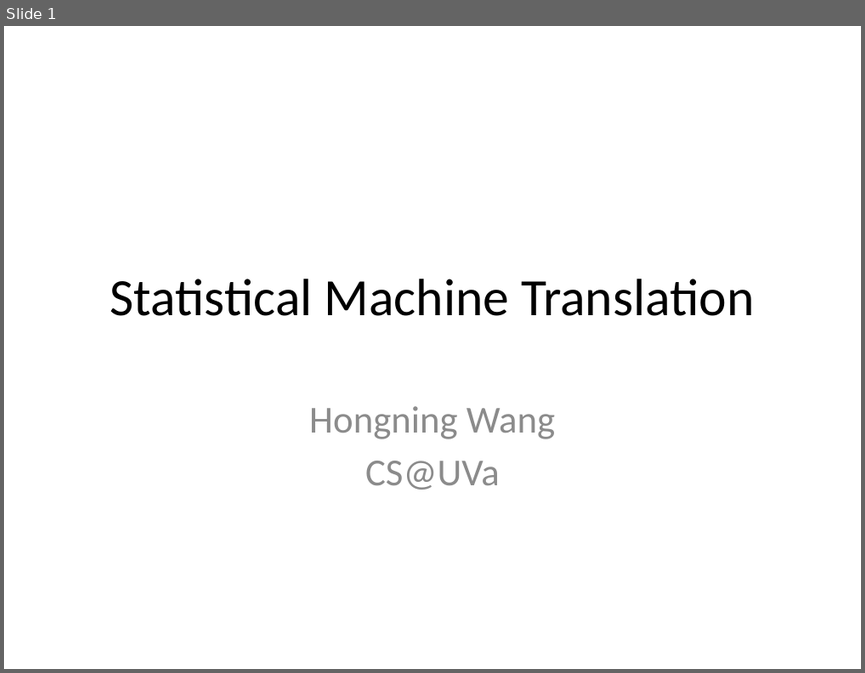
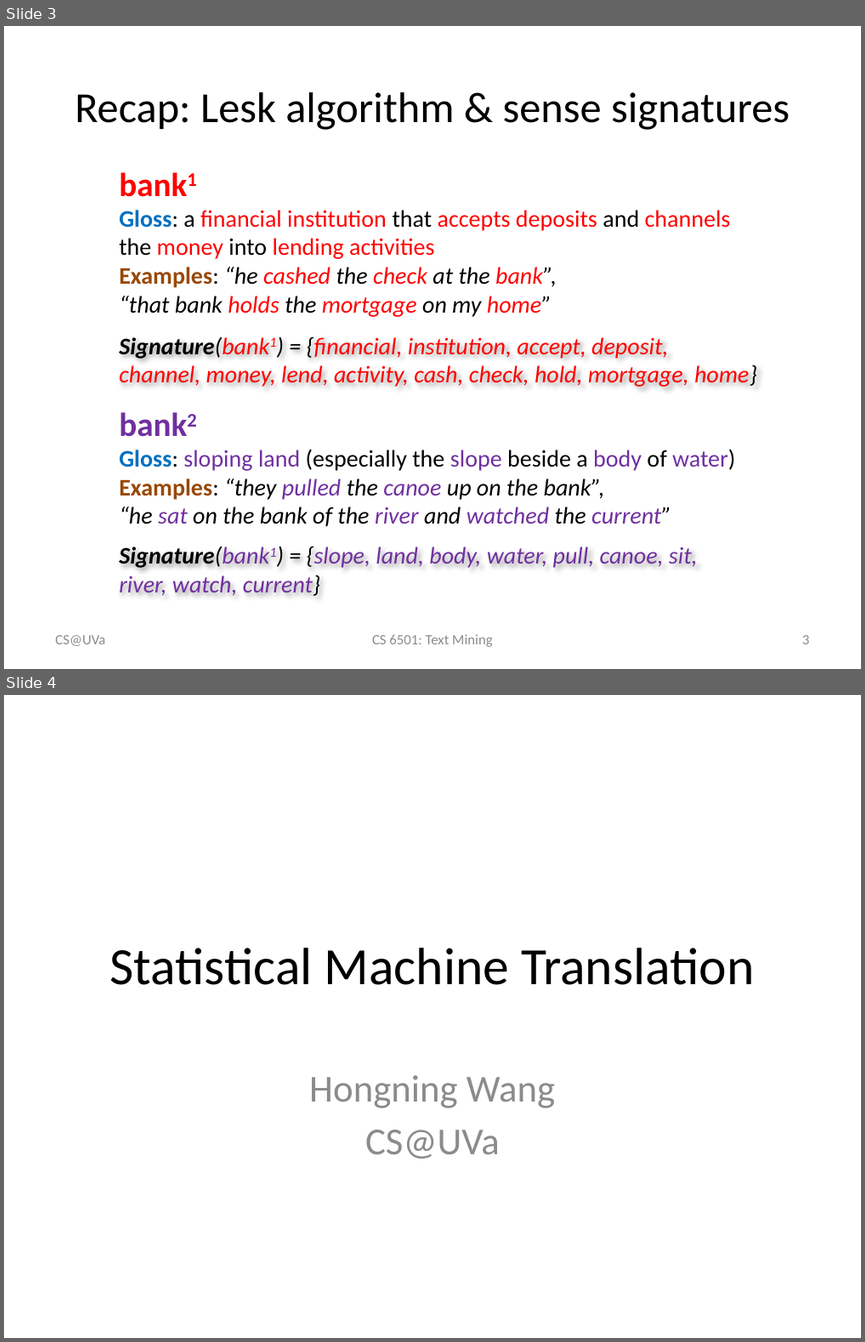
Before and after one commit to wang296/CS6501-Text-Mining, a slide deck: docs/StatisticalMachineTranslation.pptx. Shown one above the other, each under a label of ours: slide 1 before the commit, slides 3 and 4 after it. The pictures are 865x673 and 865x1342 pixels, drawn with LibreOffice and Linux fonts; fonts in the diff are those of the drawing. Boxes give left, top, right and bottom in pixels: in the first picture for what was removed or moved away, otherwise in the second. Text is boxed around its words. In the diff, an @@ line names an element or a change of style, - is before the commit and + after.

Commit message:
text categorization

```diff
--- a/docs/StatisticalMachineTranslation.pptx
+++ b/docs/StatisticalMachineTranslation.pptx
@@ slide 3 added at [4, 26, 861, 669], background #FFFFFF @@
@@ title added at [75, 92, 789, 130], 36 pt, text #000000 @@
+Recap: Lesk algorithm & sense signatures
@@ text added at [119, 210, 735, 527], 20 pt, text #000000 @@
+bank1
+Gloss: a financial institution that accepts deposits and channels
+the money into lending activities
+Examples: “he cashed the check at the bank”,
+“that bank holds the mortgage on my home”
+bank2
+Gloss: sloping land (especially the slope beside a body of water)
+Examples: “they pulled the canoe up on the bank”,
+“he sat on the bank of the river and watched the current”
@@ text added at [119, 336, 757, 386], 20 pt, text #FF0000, italic @@
+Signature(bank1) = {financial, institution, accept, deposit,
+channel, money, lend, activity, cash, check, hold, mortgage, home}
@@ text added at [119, 546, 698, 596], 20 pt, text #7030A0, italic @@
+Signature(bank1) = {slope, land, body, water, pull, canoe, sit,
+river, watch, current}
@@ text added at [55, 635, 105, 646], 12 pt, text #8C8C8C @@
+CS@UVa
@@ text added at [372, 634, 493, 646], 12 pt, text #8C8C8C @@
+CS 6501: Text Mining
@@ page number added at [802, 635, 809, 644], 12 pt, text #8C8C8C @@
+3
@@ what was slide 1 is now slide 4 @@
```
Also in this commit, not shown: 1 slide changed, 5 other slides added, 5 other files.
